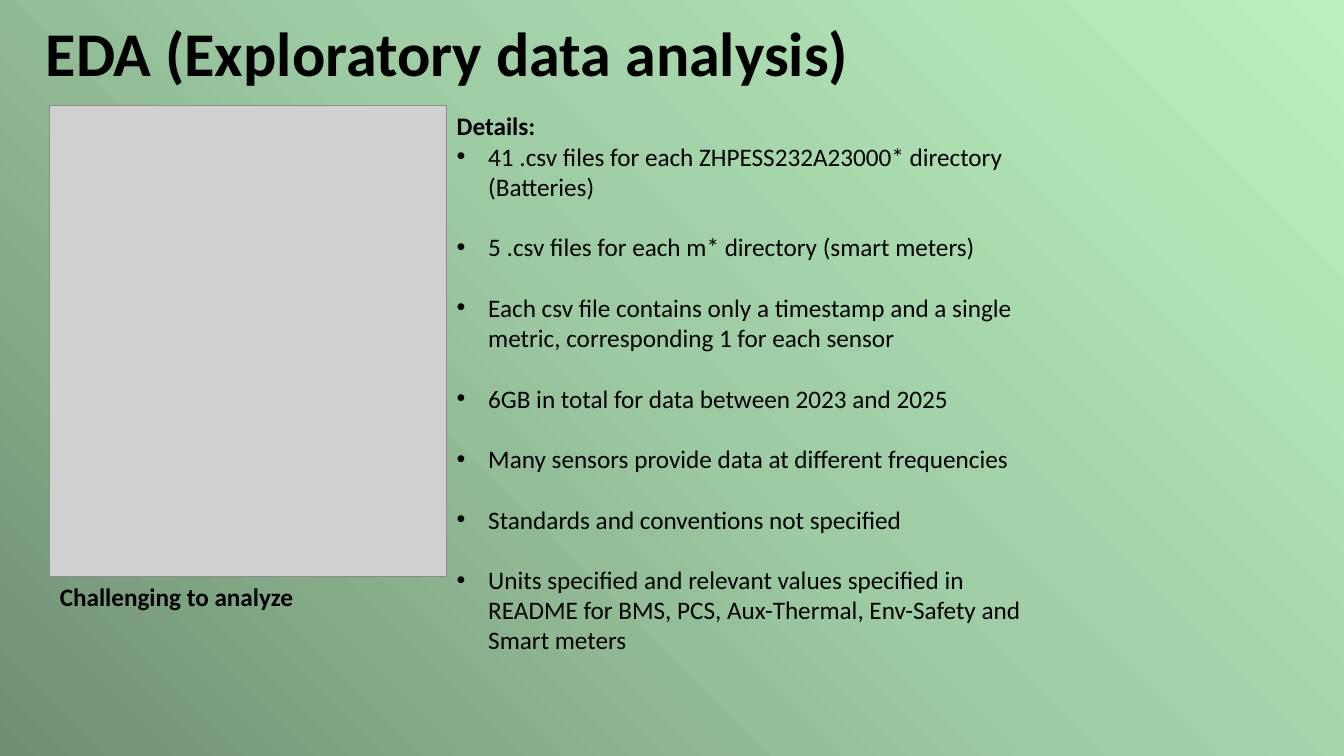
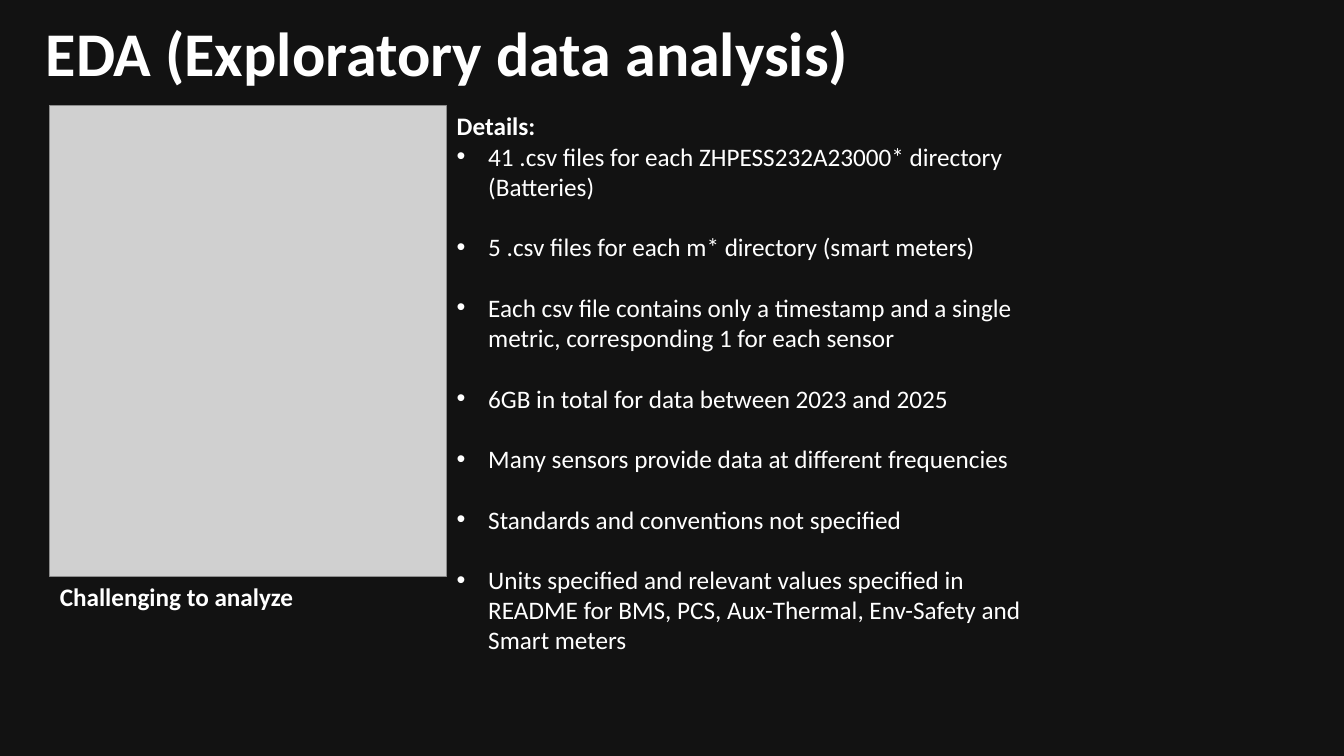
Before and after one commit to Rouxxel/maxxwatt_hackathon, a slide deck: slide 6 of documentation/Hackathon presnetation.pptx (slide 3 before the commit). Drawn at 1344x756 pixels with LibreOffice and Linux fonts; fonts in the diff are those of the drawing; grey boxes stand for pictures. Boxes give left, top, right and bottom in pixels: in the first picture for what was removed or moved away, otherwise in the second. Text is boxed around its words. In the diff, an @@ line names an element or a change of style, - is before the commit and + after.

```diff
--- a/documentation/Hackathon presnetation.pptx
+++ b/documentation/Hackathon presnetation.pptx
@@ rectangle at (0,0,1344,756): fill gradient #6F8F72 to #9ECCA2 to #BBF2C0 to #121212 @@
@@ rectangle removed at (25,27,1318,730) @@
@@ text colour #000000 to #FFFFFF in 3 elements at (46,30,848,86), (60,588,294,611), (457,117,1021,649) @@
```
Also in this commit, not shown: 5 other slides changed, 4 slides added, 1 slide removed.
